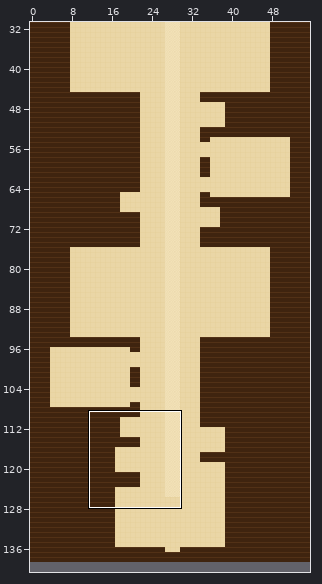
Tiled map (JSON), stored at maps/rank20.tmj. The picture above shows the old version from afar; the outline marks the close-up.
Close-up. Before:
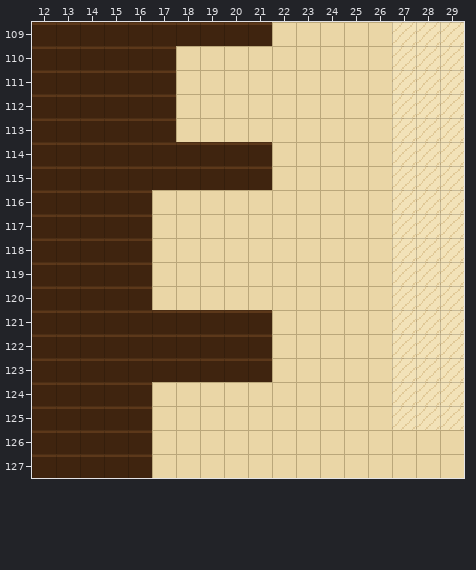
Cells are 16x16 px. Shown: x 12..29, y 109..127. The commit also changed other parts of the map, which this record leaves out. The old version is drawn lined up with the new one.
The result:
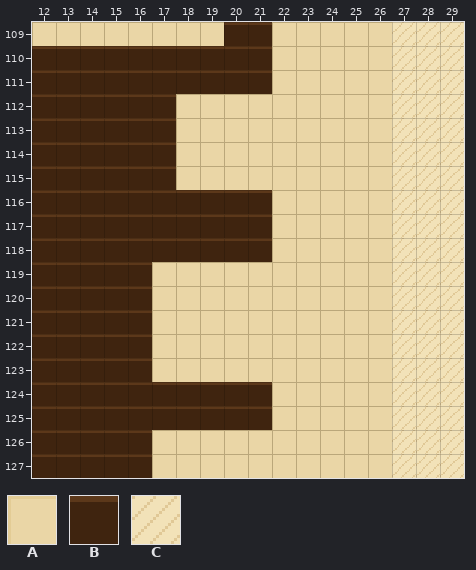
Key: from "draft": A 0, B 1, C 5.
_ is an empty cell.
Tiles replaced or removed in this view: A, B.
Changes in this commit:
Changed rows in their new state; . is an unchanged cell.
map size 56x139 -> 56x141 cells
Layer "ground":
first column x 12:
109 AAAAAAAA..........
110 ......BBBB........
111 ......BBBB........
114 ......AAAA........
115 ......AAAA........
116 .....BBBBB........
117 .....BBBBB........
118 .....BBBBB........
121 .....AAAAA........
122 .....AAAAA........
123 .....AAAAA........
124 .....BBBBB........
125 .....BBBBB........
126 ...............CCC
127 ...............CCC
Pixel boxes of the changes (left, top, right, bottom) in both close-ups:
changed: (32, 22, 272, 94)
changed: (152, 142, 272, 262)
changed: (152, 310, 272, 430)
changed: (392, 430, 464, 478)
